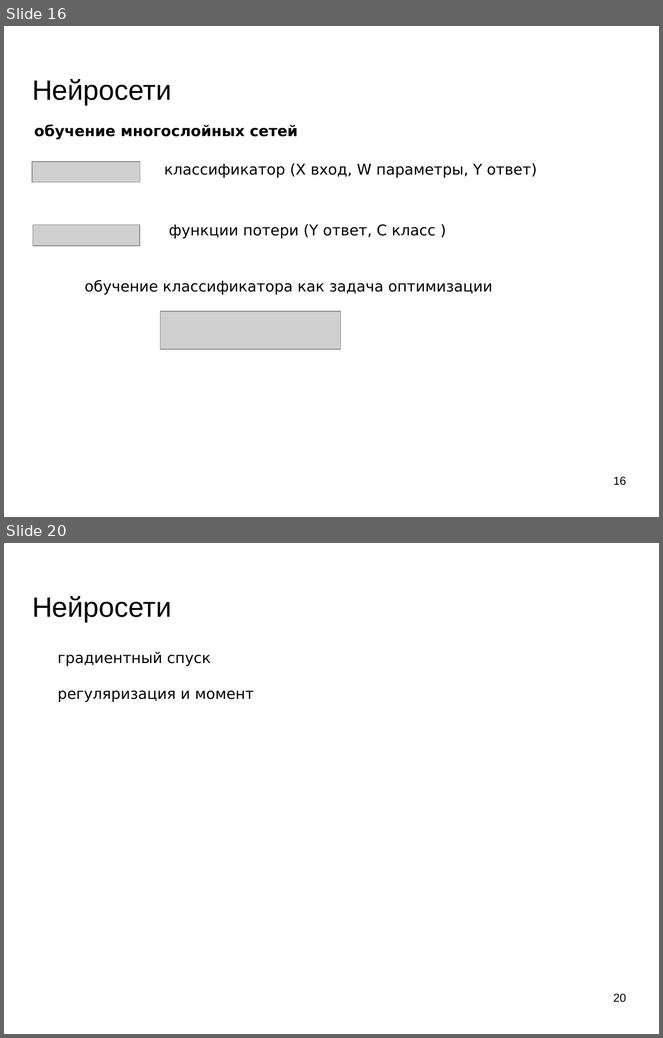
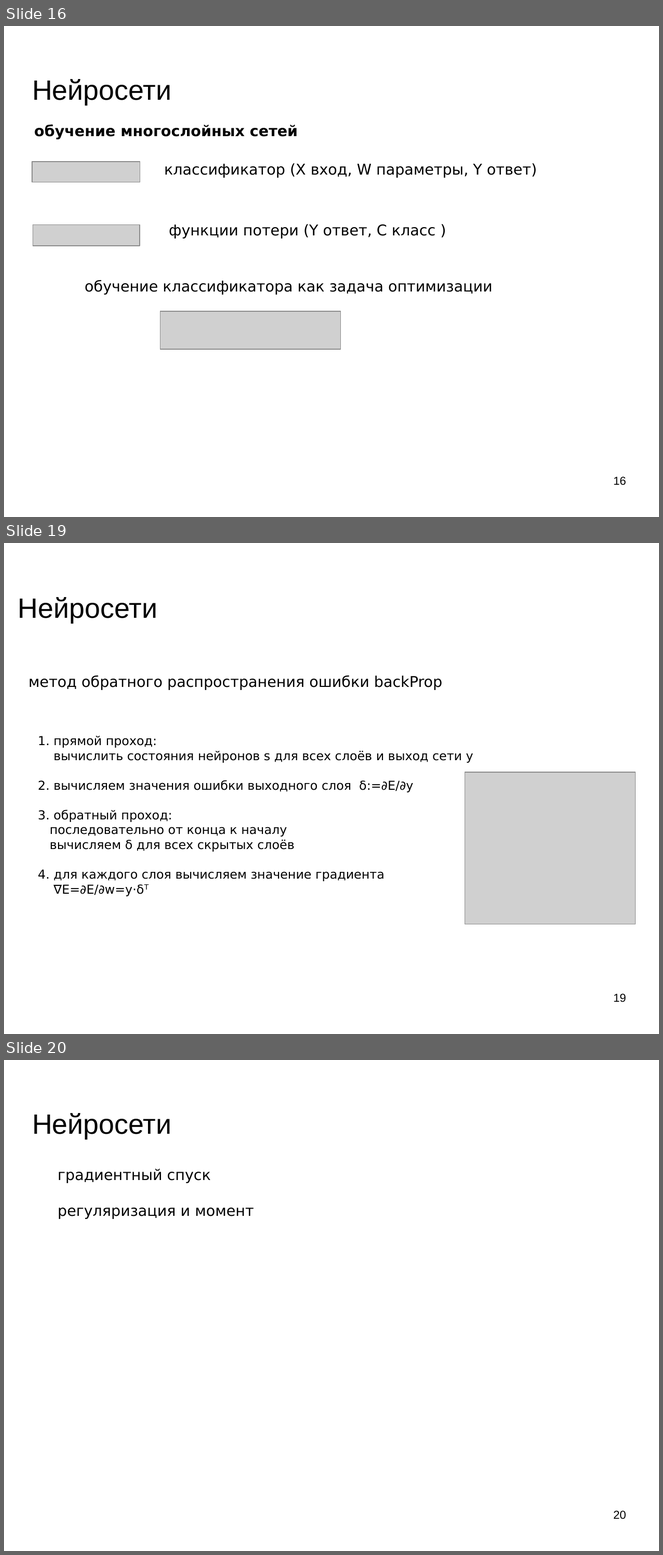
Before and after one commit to mechanoid5/ml_lectorium_legacy, a slide deck: 10-ann.odp. Shown one above the other, each under a label of ours: slides 16 and 20 before the commit, slides 16, 19 and 20 after it; the slides between them are not shown. The pictures are 663x1038 and 663x1555 pixels, drawn with LibreOffice and Linux fonts; fonts in the diff are those of the drawing; grey boxes stand for pictures; background and template pictures are left out. Boxes give left, top, right and bottom in pixels: in the first picture for what was removed or moved away, otherwise in the second. Text is boxed around its words. In the diff, an @@ line names an element or a change of style, - is before the commit and + after.

```diff
--- a/10-ann.odp
+++ b/10-ann.odp
@@ slide 19 added at (x1=4, y1=543, x2=659, y2=1034), background picture (left out) @@
@@ title added at (x1=18, y1=597, x2=157, y2=623), 33.9 pt, text #000000 @@
+Нейросети
@@ text added at (x1=28, y1=676, x2=442, y2=690), 18 pt, text #000000 @@
+метод обратного распространения ошибки backProp
@@ text added at (x1=38, y1=736, x2=474, y2=897), 15 pt, text #000000 @@
+1. прямой проход:
+вычислить состояния нейронов s для всех слоёв и выход сети y
+2. вычисляем значения ошибки выходного слоя δ:=∂E/∂y
+3. обратный проход:
+последовательно от конца к началу
+вычисляем δ для всех скрытых слоёв
+4. для каждого слоя вычисляем значение градиента
+∇E=∂E/∂w=y⋅δT
@@ picture added at (x1=465, y1=772, x2=636, y2=925) @@
@@ page number added at (x1=613, y1=994, x2=626, y2=1003), 14 pt, text #000000 @@
+19
```
Also in this commit, not shown: 3 slides changed, 1 other file.
